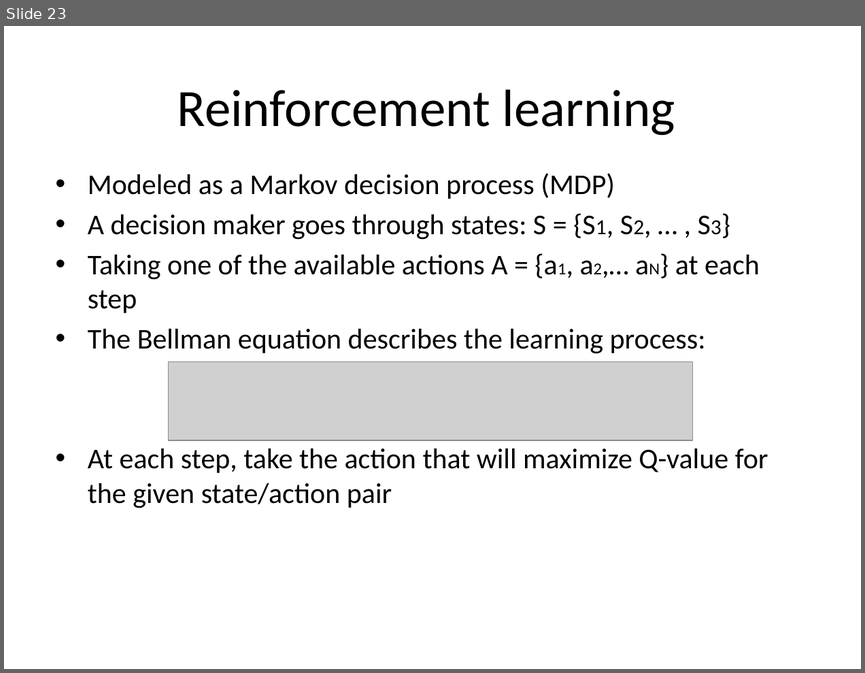
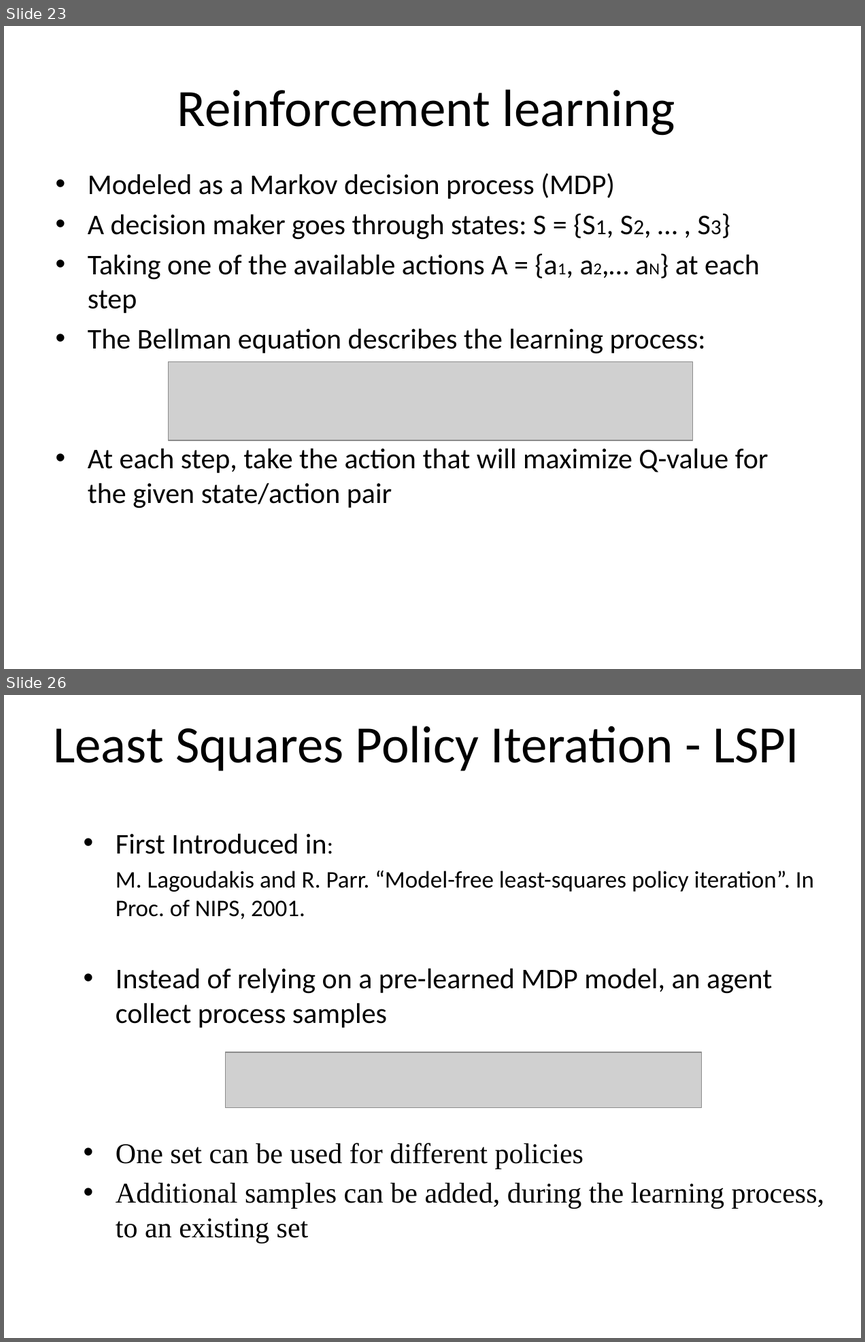
Before and after one commit to ro1208984/learning.java, a slide deck: Mobile Day presentation.pptx. Shown one above the other, each under a label of ours: slide 23 before the commit, slides 23 and 26 after it; the slides between them are not shown. The pictures are 865x673 and 865x1342 pixels, drawn with LibreOffice and Linux fonts; fonts in the diff are those of the drawing; grey boxes stand for pictures. Boxes give left, top, right and bottom in pixels: in the first picture for what was removed or moved away, otherwise in the second. Text is boxed around its words. In the diff, an @@ line names an element or a change of style, - is before the commit and + after.

```diff
--- a/Mobile Day presentation.pptx
+++ b/Mobile Day presentation.pptx
@@ slide 26 added at <box>4,695,861,1338</box>, background #FFFFFF @@
@@ title added at <box>53,726,799,771</box>, 44 pt, text #000000 @@
+Least Squares Policy Iteration - LSPI
@@ text added at <box>116,833,824,1243</box>, 24 pt, text #000000 @@
+• First Introduced in:
+M. Lagoudakis and R. Parr. “Model-free least-squares policy iteration”. In Proc. of NIPS, 2001.
+• Instead of relying on a pre-learned MDP model, an agent collect process samples
+• One set can be used for different policies
+• Additional samples can be added, during the learning process, to an existing set
@@ picture added at <box>225,1052,702,1108</box> @@
```
Also in this commit, not shown: 4 slides changed, 16 other slides added.
